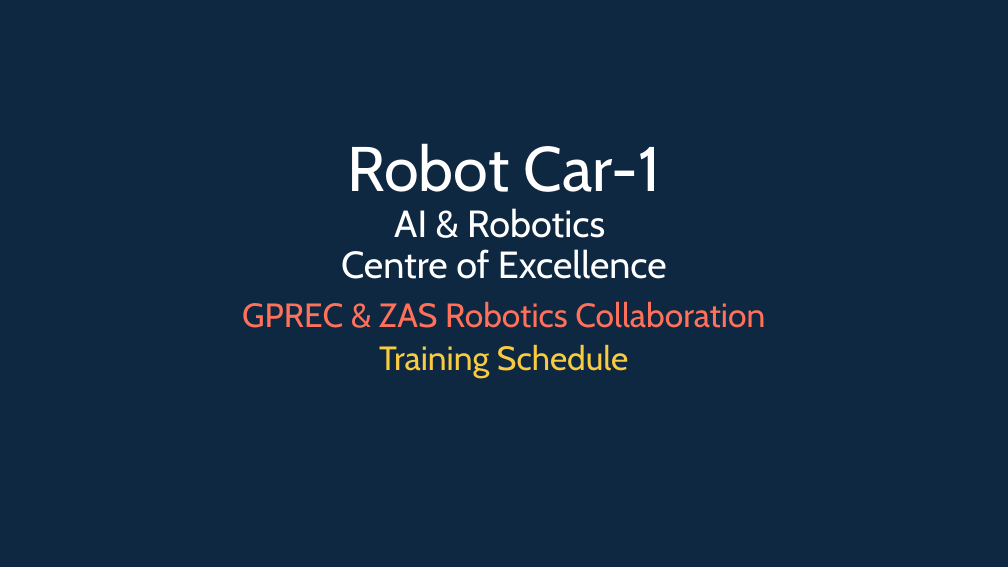
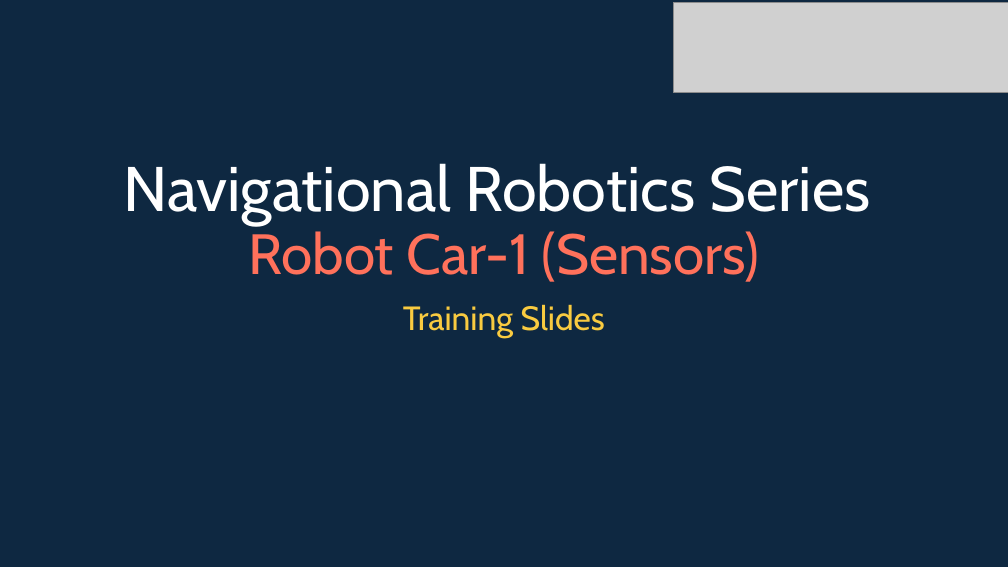
Before and after one commit to info-zas/Training, a slide deck: slide 1 of GPREC/04_Navigational_Robot_Car-1-Sensors/ZASRobotics_Car-1.pptx. Drawn at 1008x567 pixels with LibreOffice and Linux fonts; fonts in the diff are those of the drawing; grey boxes stand for pictures. Boxes give left, top, right and bottom in pixels: in the first picture for what was removed or moved away, otherwise in the second. Text is boxed around its words. In the diff, an @@ line names an element or a change of style, - is before the commit and + after.

```diff
--- a/GPREC/04_Navigational_Robot_Car-1-Sensors/ZASRobotics_Car-1.pptx
+++ b/GPREC/04_Navigational_Robot_Car-1-Sensors/ZASRobotics_Car-1.pptx
@@ picture added at [674, 3, 1008, 93] @@
@@ title at [123, 163, 871, 282]: text changed; size 36 to 60 pt @@
-Robot Car-1
-AI & Robotics
-Centre of Excellence
+Navigational Robotics Series
+Robot Car-1 (Sensors)
@@ subtitle at [403, 304, 605, 338]: text changed; text colour #FF715B to #F9CB40 @@
-GPREC & ZAS Robotics Collaboration
-Training Schedule
+Training Slides
```
Also in this commit, not shown: 9 other slides changed, 10 slides added, 3 slides removed, 5 other files.
